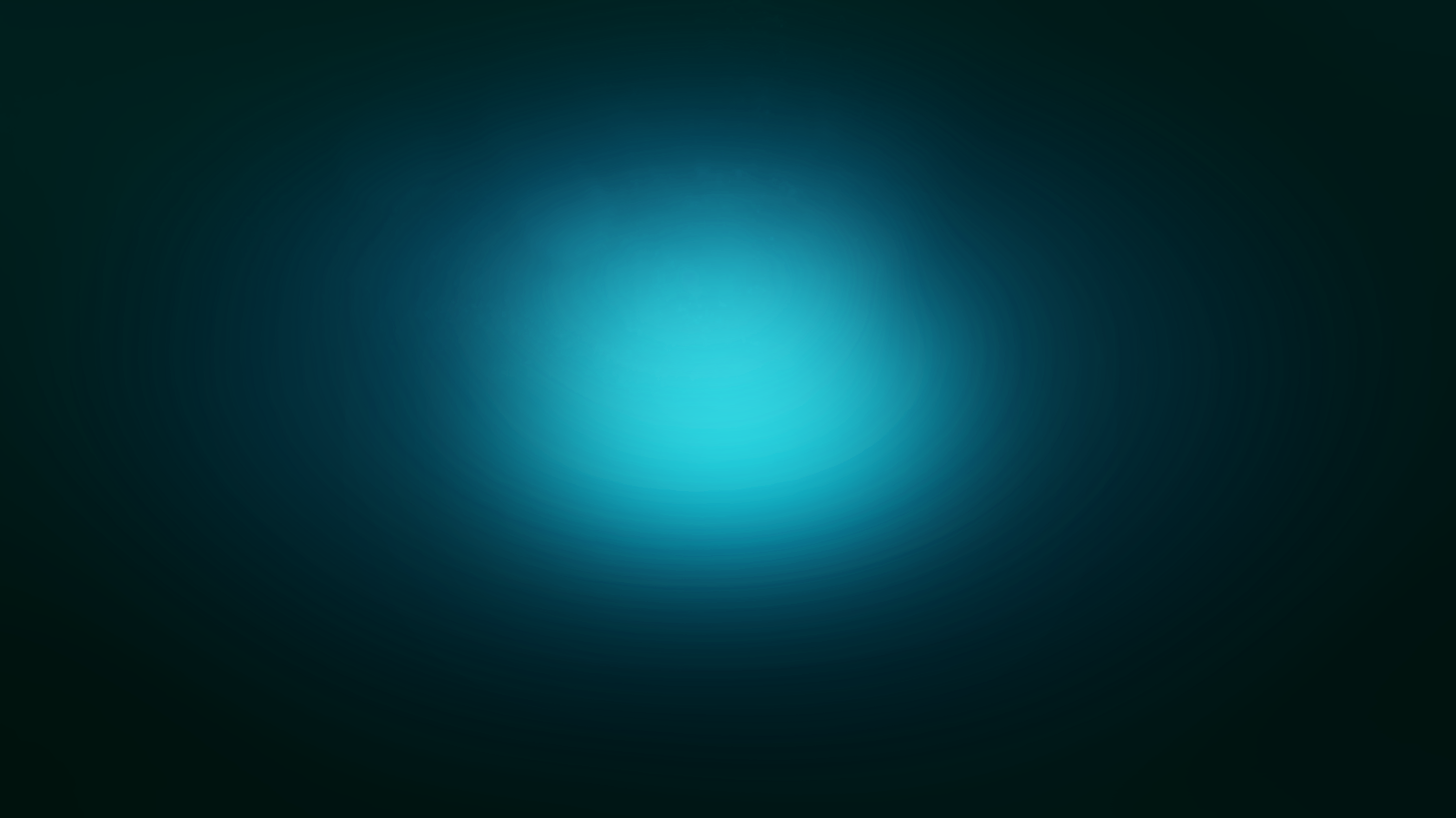
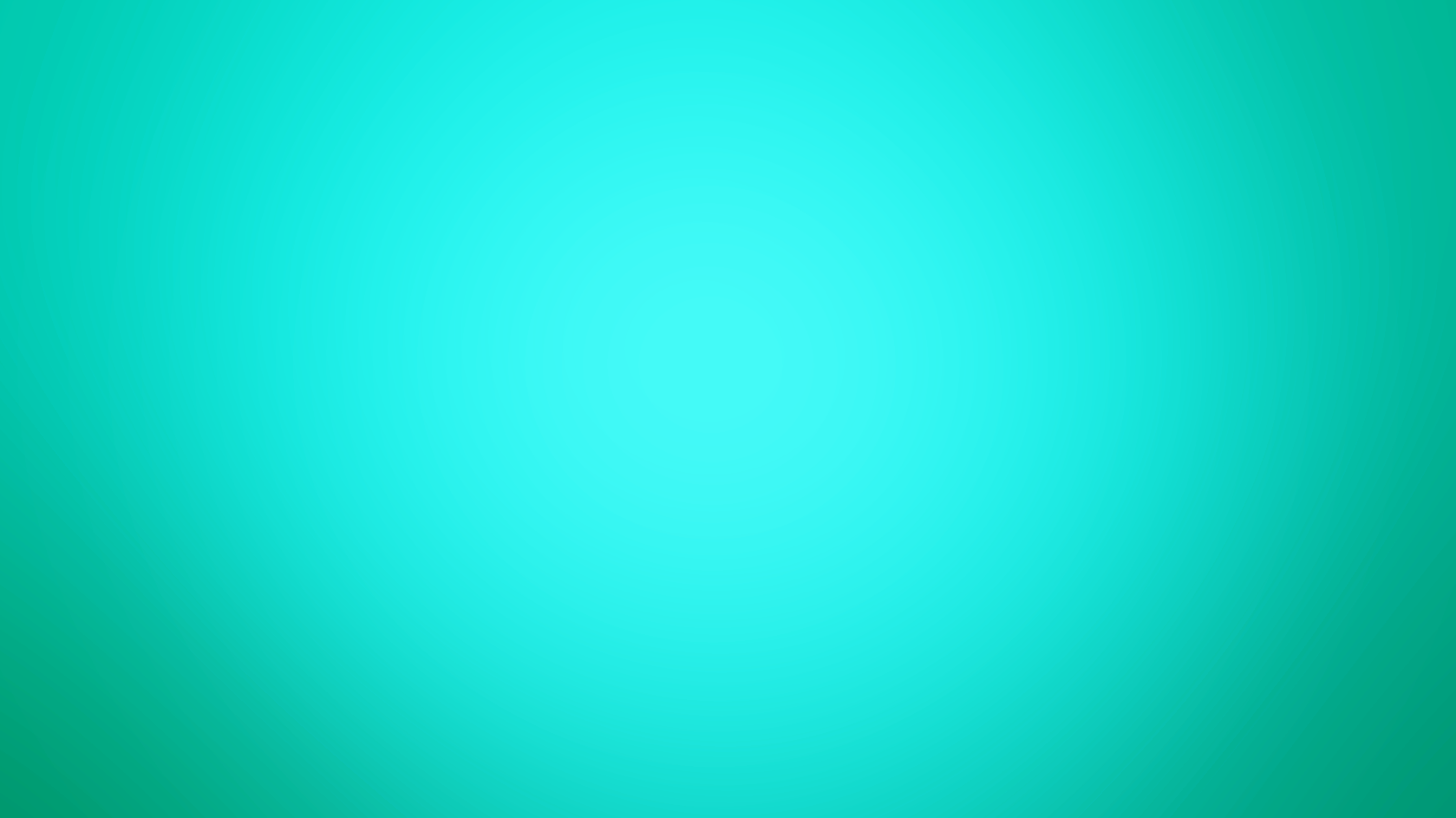
Layered file, before and after one edit (1456x818). Changes by layer:
painted on "Layer 1" over [0, 0, 1456, 818]
